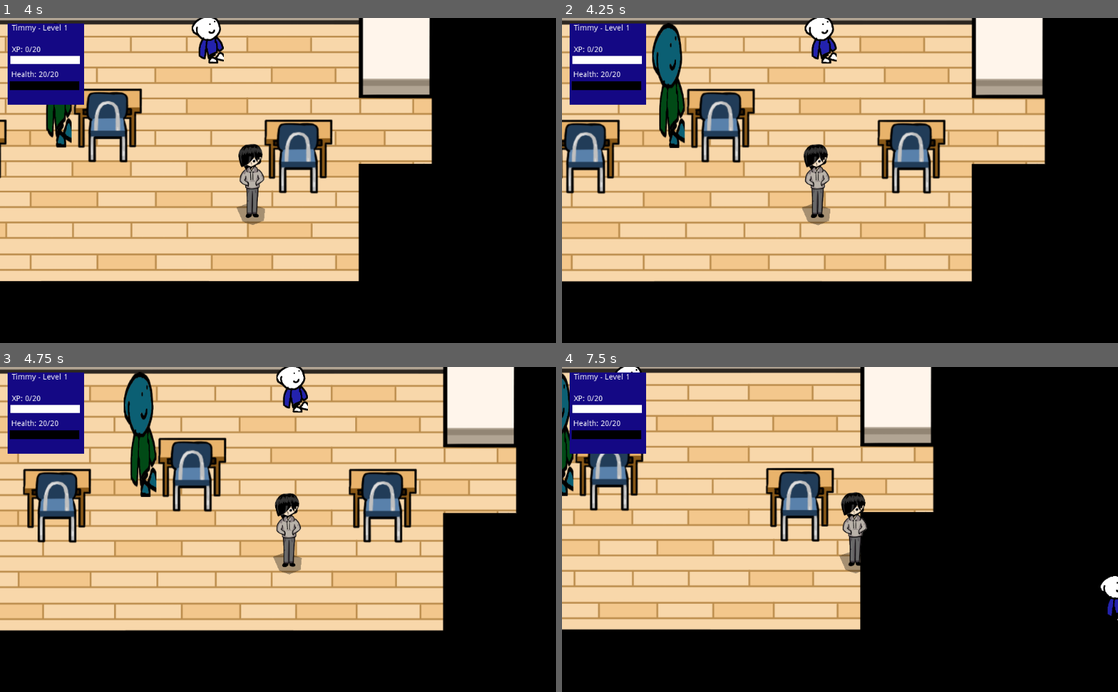
Above: before the commit, frames 1-4 (two rows, left to right).
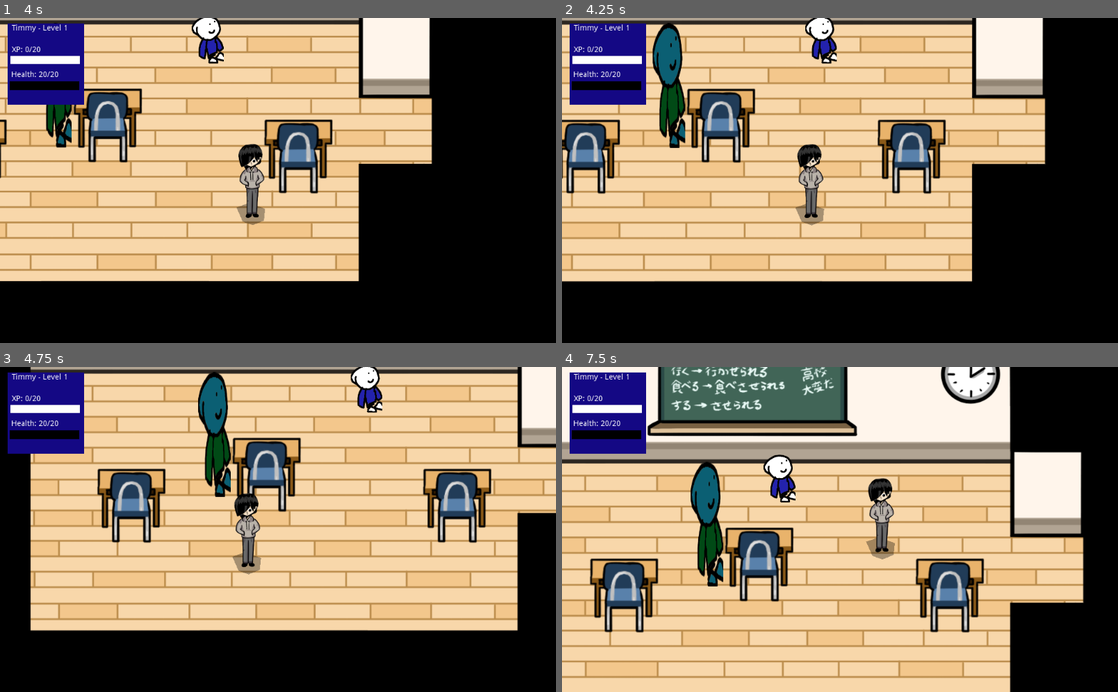
Above: after the commit, the same moments.

Repository: johnfn/ld49
Game: Godot game, scene res://Main.tscn
Two runs of this game, one before a commit and one after it. Both use one fixed random seed, a clock stepped at 60 frames per second and the inputs below.
Inputs (mouse positions are in pixels of both pictures, inside the frame that each line leads up to):
- Up to frame 1 (4 s): move the mouse to (400, 164) at 0.52 s; hold Right (ui_right) 0.53-1.28 s; tap Z (action) at 0.6, 2.1, 3.6 s; move the mouse to (166, 196) at 1.27 s; hold Down (ui_down) 1.28-2.03 s; tap X (angry) at 1.35, 2.85 s; move the mouse to (333, 109) at 2.02 s; hold Right (ui_right) 2.03-2.78 s; move the mouse to (250, 245) at 2.77 s; hold Up (ui_up) 2.78-3.53 s; move the mouse to (444, 229) at 3.52 s; hold Left (ui_left) from 3.53 s (still down)
- Up to frame 2 (4.25 s): keep holding Left (ui_left)
- Up to frame 3 (4.75 s): keep holding Left (ui_left); move the mouse to (111, 480) at 4.27 s; tap X (angry) at 4.35 s
- Up to frame 4 (7.5 s): move the mouse to (867, 529) at 5.02 s; release Left (ui_left) at 5.03 s; hold Down (ui_down) 5.03-5.78 s; tap Z (action) at 5.1, 6.6 s; move the mouse to (756, 448) at 5.77 s; hold Right (ui_right) 5.78-6.53 s; tap X (angry) at 5.85, 7.35 s; move the mouse to (962, 513) at 6.52 s; hold Up (ui_up) 6.53-7.28 s; move the mouse to (728, 545) at 7.27 s; hold Right (ui_right) from 7.28 s (still down)

Frame 1 is identical in both runs. In frame 2, 2.5% of the frame differs, in the area x 0-87%, y 0-81%; in frame 3, 42%; in frame 4, 68%, in the area x 0-100%, y 0-100%.

Commit message:
well THAT was a stupid bug, but pretty funny

Diff:
--- a/FirstClassroom.tscn
+++ b/FirstClassroom.tscn
@@ -44,7 +44,6 @@
 script = ExtResource( 7 )
 
 [node name="CollisionPolygon2D" type="CollisionPolygon2D" parent="StaticBody2D"]
-visible = false
 build_mode = 1
 polygon = PoolVector2Array( 1200, 600, 1080, 600, 1080, 480, 160, 480, 160, 960, 1080, 960, 1080, 760, 1200, 760, 1200, 1080, 80, 1080, 80, 200, 1200, 200, 1200, 600 )
 
--- a/OtherClassroom.tscn
+++ b/OtherClassroom.tscn
@@ -26,12 +26,13 @@
 centered = false
 
 [node name="BlueDesk" parent="RoomDimmer/Graphics" instance=ExtResource( 4 )]
+position = Vector2( 260, 820 )
 
 [node name="BlueDesk2" parent="RoomDimmer/Graphics" instance=ExtResource( 4 )]
-position = Vector2( 600, 0 )
+position = Vector2( 860, 820 )
 
 [node name="RedDesk" parent="RoomDimmer/Graphics" instance=ExtResource( 5 )]
-position = Vector2( 440, -120 )
+position = Vector2( 700, 700 )
 
 [node name="Area2D" type="Area2D" parent="RoomDimmer"]
 visible = false
@@ -44,7 +45,6 @@
 script = ExtResource( 1 )
 
 [node name="CollisionPolygon2D" type="CollisionPolygon2D" parent="StaticBody2D"]
-visible = false
 build_mode = 1
 polygon = PoolVector2Array( 1200, 600, 1080, 600, 1080, 480, 160, 480, 160, 960, 1080, 960, 1080, 760, 1200, 760, 1200, 1080, 80, 1080, 80, 200, 1200, 200, 1200, 600 )
 
